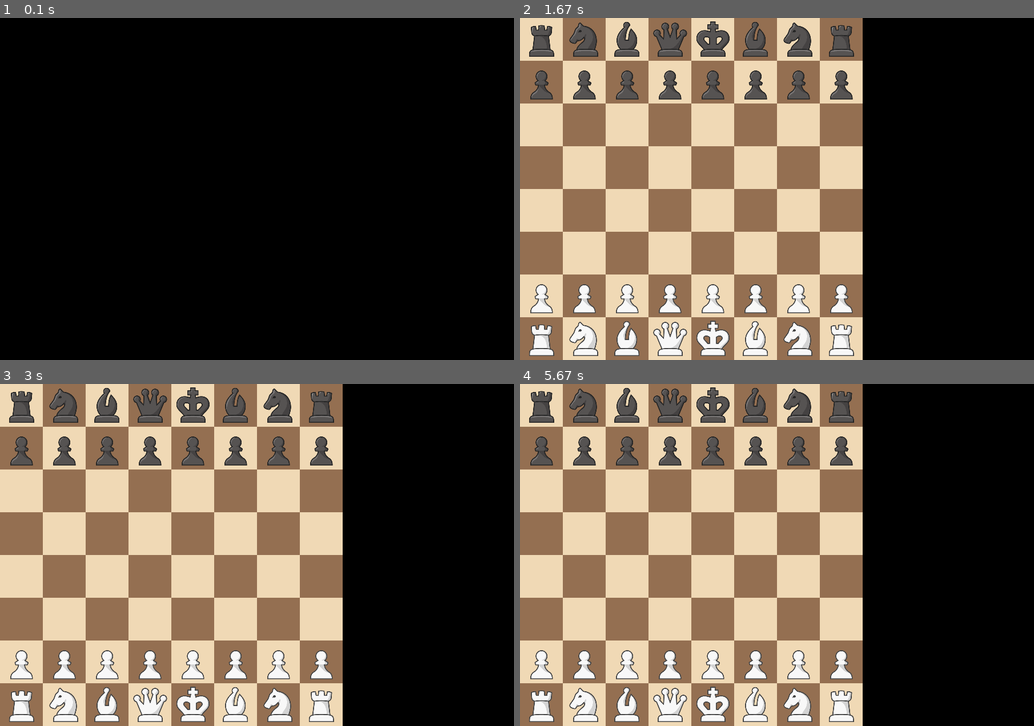
Above: before the commit, frames 1-4 (two rows, left to right).
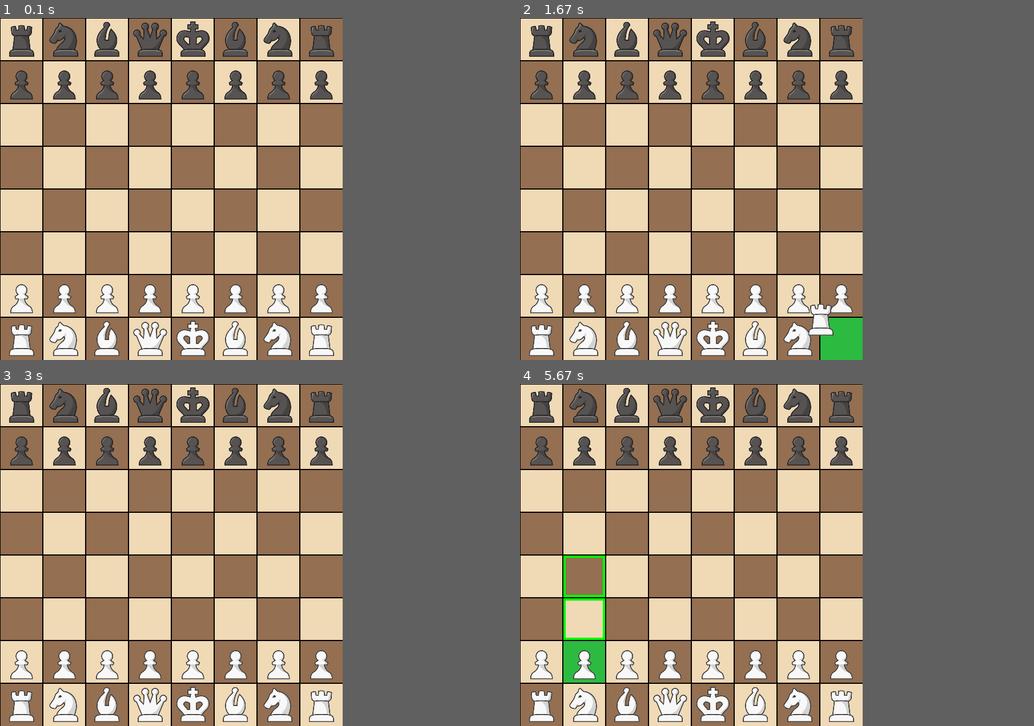
Above: after the commit, the same moments.

Repository: Akatroj/chess-pygame
Game: pygame game, started from src/GUI/main.py
Two runs of this game, one before a commit and one after it. Both use one fixed random seed, a clock stepped at 60 frames per second and the inputs below.
Inputs (mouse positions are in pixels of both pictures, inside the frame that each line leads up to):
- Up to frame 1 (0.1 s): no input
- Up to frame 2 (1.67 s): press the mouse at (607, 192) at 0.37 s; move the mouse to (669, 230) at 0.47 s; release the mouse at (725, 264) at 0.6 s; click (818, 308) at 0.77 s; click (699, 72) at 1.12 s; click (818, 318) at 1.52 s
- Up to frame 3 (3 s): press the mouse at (298, 684) at 1.83 s; move the mouse to (292, 664) at 1.93 s; release the mouse at (287, 643) at 2.07 s
- Up to frame 4 (5.67 s): click (571, 674) at 5.52 s
In our replay, the window is 900x600 before the commit and 600x600 after it. These sizes can differ from the game's own. Grey fills any space a smaller window leaves; there, only what the larger window draws over its background counts as a difference.

The runs differ from the first frame. In frame 1, 63% of the frame differs, in the area x 0-67%, y 0-100%; in frame 2, 4.5%; in frame 3, 3.3%; in frame 4, 4.5%.

Commit message:
added move validation, refactored code

Diff:
--- /dev/null
+++ b/src/GUI/draw.py
@@ -0,0 +1,91 @@
+import pygame
+import settings
+import Game.Board.board as Board
+
+
+WINDOW = pygame.display.set_mode((settings.WINDOW_WIDTH, settings.WINDOW_HEIGHT))
+pygame.display.set_caption('Chess')
+icon = pygame.transform.scale(pygame.image.load(settings.ICON_PATH), (settings.ICON_SIZE, settings.ICON_SIZE))
+pygame.display.set_icon(icon)
+
+
+def draw(board, selected_piece, dragged_piece, mouse_pos):
+    draw_board(board, selected_piece)
+    if selected_piece is not None:
+        moves, captures = selected_piece.possible_move(board.board)
+        draw_possible_moves(moves)
+        draw_possible_captures(captures)
+    draw_pieces(board, dragged_piece)
+    draw_lines()
+    if dragged_piece is not None:
+        draw_dragged_piece(dragged_piece, mouse_pos)
+    pygame.display.update()
+
+
+def draw_board(board, selected_piece):
+    for i in range(len(board.board)):
+        for j in range(len(board.board[0])):
+            x = i * settings.SQUARE_SIZE
+            y = j * settings.SQUARE_SIZE
+            if selected_piece is not None and selected_piece.x == i and selected_piece.y == j:
+                color = settings.SELECTED_PIECE_COLOR
+            elif (i + j) % 2 == 0:
+                color = settings.BOARD_DARK_SQUARE_COLOR
+            else:
+                color = settings.BOARD_LIGHT_SQUARE_COLOR
+            square = pygame.Rect(x, y, settings.SQUARE_SIZE, settings.SQUARE_SIZE)
+            pygame.draw.rect(WINDOW, color, square)
+
+
+def draw_possible_moves(moves):
+    for move in moves:
+        x = move[0] * settings.SQUARE_SIZE
+        y = move[1] * settings.SQUARE_SIZE
+        draw_highlighted_border(x, y, settings.SQUARE_SIZE, settings.SQUARE_SIZE, settings.MOVE_COLOR)
+
+
+def draw_possible_captures(captures):
+    for capture in captures:
+        x = capture[0] * settings.SQUARE_SIZE
+        y = capture[1] * settings.SQUARE_SIZE
+        draw_highlighted_border(x, y, settings.SQUARE_SIZE, settings.SQUARE_SIZE, settings.CAPTURE_COLOR)
+
+
+def draw_highlighted_border(x, y, width, height, color):
+    height = height  # - 2
+    width = width  # - 2
+
+    x_start = x  # + 1
+    y_start = y  # + 1
+    y_end = y_start + height - settings.HIGHLIGHTED_BORDER_THICKNESS
+    x_end = x_start + width - settings.HIGHLIGHTED_BORDER_THICKNESS
+
+    pygame.draw.rect(WINDOW, color, pygame.Rect(x_start, y_start, width, settings.HIGHLIGHTED_BORDER_THICKNESS))  # left
+    pygame.draw.rect(WINDOW, color, pygame.Rect(x_start, y_start, settings.HIGHLIGHTED_BORDER_THICKNESS, height))  # top
+    pygame.draw.rect(WINDOW, color, pygame.Rect(x_start, y_end, width, settings.HIGHLIGHTED_BORDER_THICKNESS))  # bottom
+    pygame.draw.rect(WINDOW, color, pygame.Rect(x_end, y_start, settings.HIGHLIGHTED_BORDER_THICKNESS, height))  # right
+
+
+def draw_pieces(board, dragged_piece):
+    for i in range(len(board.board)):
+        for j in range(len(board.board[0])):
+            x = i * settings.SQUARE_SIZE
+            y = j * settings.SQUARE_SIZE
+            piece = board.get_piece_at_position((i, j))
+            if piece is not None and piece != dragged_piece:
+                WINDOW.blit(piece.sprite, (x, y))
+
+
+def draw_dragged_piece(dragged_piece, mouse_pos):
+    x = mouse_pos[0] - settings.SQUARE_SIZE//2
+    y = mouse_pos[1] - settings.SQUARE_SIZE//2
+    WINDOW.blit(dragged_piece.sprite, (x, y))
+
+
+def draw_lines():
+    for i in range(settings.BOARD_SIZE):
+        length = i*settings.SQUARE_SIZE-settings.LINE_THICKNESS//2
+        vertical_line = pygame.Rect(length, 0, settings.LINE_THICKNESS, settings.BOARD_HEIGHT)
+        horizontal_line = pygame.Rect(0, length, settings.BOARD_WIDTH, settings.LINE_THICKNESS)
+        pygame.draw.rect(WINDOW, settings.LINE_COLOR, vertical_line)
+        pygame.draw.rect(WINDOW, settings.LINE_COLOR, horizontal_line)
--- a/src/GUI/main.py
+++ b/src/GUI/main.py
@@ -1,59 +1,63 @@
 import pygame
+import settings
 import Game.Board.board as Board
 
+from draw import draw
 
-WINDOW_HEIGHT = 600
-WINDOW_WIDTH = 900
-SQUARE_WIDTH = int(WINDOW_HEIGHT / 8)
-
-
-FPS = 1
-
-WINDOW = pygame.display.set_mode((WINDOW_WIDTH, WINDOW_HEIGHT))
-#BOARD = pygame.image.load('../assets/chessboard.png')
-
-
-def drawWindow(board):
-    drawBoard(board)
-    pygame.display.update()
-
-def drawBoard(board):
-    for i in range(len(board.board)):
-        for j in range(len(board.board[0])):
-            if (i + j) % 2 == 0:
-                color = pygame.Color(240, 217, 181)
-            else:
-                color = pygame.Color(148, 111, 81)
-            x = i * SQUARE_WIDTH
-            y = j * SQUARE_WIDTH
-            temp = pygame.Rect(x, y, SQUARE_WIDTH, SQUARE_WIDTH)
-            pygame.draw.rect(WINDOW, color, temp)
-            piece = board.get_piece_at_position(j, i)
-            if piece is not None:
-                #print(piece.spritePath)
-                sprite = pygame.transform.scale(pygame.image.load(piece.spritePath), (SQUARE_WIDTH, SQUARE_WIDTH))
-                WINDOW.blit(sprite, (x, y))
+board = Board.Board()
 
 
 def main():
+    selected = None
+    dragged = None
+    mouse_pos = None
+    board_pos = None
+    piece_original_position = None
+    running = True
     pygame.init()
-    running = True
     clock = pygame.time.Clock()
-    board = Board.Board()
+    draw(board, selected, dragged, mouse_pos)
+    while running:
+        clock.tick(settings.FPS)
+        mouse_pos = pygame.mouse.get_pos()
+        board_pos = [mouse_pos[0]//settings.SQUARE_SIZE, mouse_pos[1]//settings.SQUARE_SIZE]
 
-    while running:
-        clock.tick(FPS)
         for event in pygame.event.get():
             if event.type == pygame.QUIT:
                 running = False
+
+            elif event.type == pygame.MOUSEBUTTONDOWN:
+                # Highlight and start dragging piece upon clicking
+                if selected is None:
+                    piece = board.get_piece_at_position(board_pos)
+                    if piece is not None and piece.color == board.current_player:
+                        selected = dragged = piece
+                        piece_original_position = board_pos
+                    # Drop the piece upon clicking on it again
+                elif selected is not None and board_pos == piece_original_position:
+                    selected = None
+
+                draw(board, selected, dragged, mouse_pos)
+
             elif event.type == pygame.MOUSEBUTTONUP:
-                pos = pygame.mouse.get_pos()
-                print(pos)
+                dragged = None  # Stop dragging the piece upon releasing mouse button
+                if selected is not None:
+                    # Try to move selected piece to target location
+                    if piece_original_position != board_pos:
+                        board.move_piece(selected, board_pos)
+                        selected = None
 
-        drawWindow(board)
+                draw(board, selected, dragged, mouse_pos)
+
+            elif event.type == pygame.MOUSEMOTION:
+                # Drop the piece upon dragging it out of bounds
+                if mouse_pos[0] > settings.BOARD_WIDTH or mouse_pos[1] > settings.BOARD_HEIGHT:
+                    dragged = None
+                    selected = None
+                draw(board, selected, dragged, mouse_pos)
 
     pygame.quit()
 
-if(__name__ == "__main__"):
+
+if __name__ == "__main__":
     main()
-    print("jebanie")
--- /dev/null
+++ b/src/GUI/settings.py
@@ -0,0 +1,24 @@
+import pygame
+
+# General
+FPS = 60
+WINDOW_HEIGHT = 600
+WINDOW_WIDTH = 600
+BOARD_HEIGHT = BOARD_WIDTH = min(WINDOW_WIDTH, WINDOW_HEIGHT)
+BOARD_SIZE = 8
+SQUARE_SIZE = WINDOW_HEIGHT//BOARD_SIZE
+ICON_PATH = '../assets/wp.png'
+ICON_SIZE = 32
+
+# Visual
+BOARD_LIGHT_SQUARE_COLOR = pygame.Color('#946F51')
+BOARD_DARK_SQUARE_COLOR = pygame.Color('#F0D9B5')
+
+MOVE_COLOR = pygame.Color('#00FF00')
+CAPTURE_COLOR = pygame.Color('#FF0000')
+
+LINE_COLOR = pygame.Color('#000000')
+LINE_THICKNESS = 2
+
+SELECTED_PIECE_COLOR = pygame.Color('#2CBA41')
+HIGHLIGHTED_BORDER_THICKNESS = 5
--- a/src/Game/Board/board.py
+++ b/src/Game/Board/board.py
@@ -6,21 +6,37 @@
 import Game.Pieces.rook as Rook
 import Game.Pieces.piece as Piece
 
+
 class Board:
     def __init__(self):
         self.board = [
-            [Rook.Rook('b',0,0),Knight.Knight('b',0,1),Bishop.Bishop('b',0,2),Queen.Queen('b',0,3),
-                       King.King('b',0,4),Bishop.Bishop('b',0,5),Knight.Knight('b',0,6),Rook.Rook('b',0,7)],
-            [Pawn.Pawn('b',1,i)for i in range(8)],
-            [None for i in range(8)],
-            [None for i in range(8)],
-            [None for i in range(8)],
-            [None for i in range(8)],
-            [Pawn.Pawn('w', 6, i) for i in range(8)],
-            [Rook.Rook('w', 7, 0), Knight.Knight('w', 7, 1), Bishop.Bishop('w', 7, 2), Queen.Queen('w', 7, 3),
-             King.King('w', 7, 4), Bishop.Bishop('w', 7, 5), Knight.Knight('w', 7, 6), Rook.Rook('w', 7, 7)]
+             [Rook.Rook('b', 0, 0), Pawn.Pawn('b', 0, 1), None, None, None, None, Pawn.Pawn('w', 0, 6), Rook.Rook('w', 0, 7)],
+             [Knight.Knight('b', 1, 0), Pawn.Pawn('b', 1, 1), None, None, None, None, Pawn.Pawn('w', 1, 6), Knight.Knight('w', 1, 7)],
+             [Bishop.Bishop('b', 2, 0), Pawn.Pawn('b', 2, 1), None, None, None, None, Pawn.Pawn('w', 2, 6), Bishop.Bishop('w', 2, 7)],
+             [Queen.Queen('b', 3, 0), Pawn.Pawn('b', 3, 1), None, None, None, None, Pawn.Pawn('w', 3, 6), Queen.Queen('w', 3, 7)],
+             [King.King('b', 4, 0), Pawn.Pawn('b', 4, 1), None, None, None, None, Pawn.Pawn('w', 4, 6), King.King('w', 4, 7)],
+             [Bishop.Bishop('b', 5, 0), Pawn.Pawn('b', 5, 1), None, None, None, None, Pawn.Pawn('w', 5, 6), Bishop.Bishop('w', 5, 7)],
+             [Knight.Knight('b', 6, 0), Pawn.Pawn('b', 6, 1), None, None, None, None, Pawn.Pawn('w', 6, 6), Knight.Knight('w', 6, 7)],
+             [Rook.Rook('b', 7, 0), Pawn.Pawn('b', 7, 1), None, None, None, None, Pawn.Pawn('w', 7, 6), Rook.Rook('w', 7, 7)]
             ]
-        print(self.board)
+        # self.arr = ['w', 'b']
+        self.current_player = 'w'
 
-    def get_piece_at_position(self, x, y):
-        return self.board[x][y]
+    def get_piece_at_position(self, pos):
+        return self.board[pos[0]][pos[1]]
+
+    def move_piece(self, piece, position):
+
+        move_arr, capture_arr = piece.possible_move(self.board)
+        legal_move = move_arr + capture_arr
+        #if self.arr[0] == piece.color:
+        if self.current_player == piece.color:
+            for i in legal_move:
+                if position == i:
+                    self.board[piece.x][piece.y] = None
+                    piece.x = position[0]
+                    piece.y = position[1]
+                    self.board[position[0]][position[1]] = piece
+                    #self.arr.reverse()
+                    self.current_player = 'w' if self.current_player == 'b' else 'b'
+                    break
--- a/src/Game/Pieces/bishop.py
+++ b/src/Game/Pieces/bishop.py
@@ -1,7 +1,19 @@
+import pygame
+
+from GUI.settings import SQUARE_SIZE
 from Game.Pieces.piece import Piece
 
 
 class Bishop(Piece):
     def __init__(self, color, x, y):
         super().__init__(color, x, y)
-        self.spritePath = "../assets/{}b.png".format(self.color)
+        sprite_path = "../assets/{}b.png".format(self.color)
+        self.sprite = pygame.transform.scale(pygame.image.load(sprite_path), (SQUARE_SIZE, SQUARE_SIZE))
+
+    def possible_move(self, board):
+
+        move_arr = []
+        capture_arr = []
+        move_arr, capture_arr = Piece.bishop_move(self, board)
+
+        return move_arr, capture_arr
--- a/src/Game/Pieces/king.py
+++ b/src/Game/Pieces/king.py
@@ -1,7 +1,28 @@
-from Game.Pieces.piece import Piece
+import pygame
+from GUI.settings import SQUARE_SIZE
+from Game.Pieces.piece import Piece, is_on_board
 
 
 class King(Piece):
     def __init__(self, color, x, y):
         super().__init__(color, x, y)
-        self.spritePath = "../assets/{}k.png".format(self.color)
+        sprite_path = "../assets/{}k.png".format(self.color)
+        self.sprite = pygame.transform.scale(pygame.image.load(sprite_path), (SQUARE_SIZE, SQUARE_SIZE))
+
+    def possible_move(self, board):
+
+        move_arr = []
+        capture_arr = []
+
+        for i in (-1, 0, 1):
+            for j in ( -1, 0, 1):
+                newX = self.x + i
+                newY = self.y + j
+                if (i != 0 or j != 0) and is_on_board(newX, newY):
+                    if board[newX][newY] is None:
+                        move_arr.append([newX, newY])
+                    else:
+                        if board[newX][newY].color != self.color:
+                            capture_arr.append([newX, newY])
+
+        return move_arr, capture_arr
--- a/src/Game/Pieces/knight.py
+++ b/src/Game/Pieces/knight.py
@@ -1,7 +1,30 @@
-from Game.Pieces.piece import Piece
+import pygame
+import math
+
+from GUI.settings import SQUARE_SIZE
+from Game.Pieces.piece import Piece, is_on_board
 
 
 class Knight(Piece):
     def __init__(self, color, x, y):
         super().__init__(color, x, y)
-        self.spritePath = "../assets/{}n.png".format(self.color)
+        sprite_path = "../assets/{}n.png".format(self.color)
+        self.sprite = pygame.transform.scale(pygame.image.load(sprite_path), (SQUARE_SIZE, SQUARE_SIZE))
+
+    def possible_move(self, board):
+
+        move_arr = []
+        capture_arr = []
+
+        for i in (-2, -1, 1, 2):
+            for j in (-2, -1, 1, 2):
+                newX = self.x + i
+                newY = self.y + j
+                if math.fabs(i) != math.fabs(j) and is_on_board(newX, newY):
+                    if board[newX][newY] is None:
+                        move_arr.append([newX, newY])
+                    else:
+                        if board[newX][newY].color != self.color:
+                            capture_arr.append([newX, newY])
+
+        return move_arr, capture_arr
--- a/src/Game/Pieces/pawn.py
+++ b/src/Game/Pieces/pawn.py
@@ -1,7 +1,40 @@
-from Game.Pieces.piece import Piece
+import pygame
+
+from GUI.settings import SQUARE_SIZE
+from Game.Pieces.piece import Piece, is_on_board
 
 
 class Pawn(Piece):
     def __init__(self, color, x, y):
         super().__init__(color, x, y)
-        self.spritePath = "../assets/{}p.png".format(self.color)
+        sprite_path = "../assets/{}p.png".format(self.color)
+        self.sprite = pygame.transform.scale(pygame.image.load(sprite_path), (SQUARE_SIZE, SQUARE_SIZE))
+
+    def possible_move(self, board):
+
+        if self.color == 'w':
+            change_position = -1
+        else:
+            change_position = 1
+
+        move_arr = []
+        capture_arr = []
+        newY = self.y + change_position
+
+        if is_on_board(self.x, newY) and board[self.x][newY] is None:
+            move_arr.append([self.x, newY])
+
+            if change_position == -1 and self.y == 6 or change_position == 1 and self.y == 1:
+                newY = newY + change_position
+
+                if board[self.x][newY] is None:
+                    move_arr.append([self.x, newY])
+
+        newY = self.y + change_position
+        for i in (-1, 1):
+            newX = self.x + i
+            if is_on_board(newX, newY) and board[newX][newY] is not None:
+                if board[newX][newY].color != self.color:
+                    capture_arr.append([newX, newY])
+
+        return move_arr, capture_arr
--- a/src/Game/Pieces/piece.py
+++ b/src/Game/Pieces/piece.py
@@ -1,6 +1,55 @@
+import pygame
+
 
 class Piece:
     def __init__(self, color, x, y):
         self.color = color
         self.x = x
         self.y = y
+
+    def move_piece(self, board, arr):
+
+        move_arr = []
+        capture_arr = []
+
+        for i in arr:
+            help_arr_move, help_arr_capture = Piece.help_move(self, i[0], i[1], board)
+            move_arr = move_arr + help_arr_move
+            capture_arr = capture_arr + help_arr_capture
+
+        return move_arr, capture_arr
+
+    def rook_move(self, board):
+
+        move_arr = []
+        capture_arr = []
+        arr = ((-1, 0), (1, 0), (0, -1), (0, 1))
+        move_arr, capture_arr = Piece.move_piece(self, board, arr)
+        return move_arr, capture_arr
+
+    def bishop_move(self, board):
+
+        move_arr = []
+        capture_arr = []
+        arr = ((-1, -1), (1, 1), (1, -1), (-1, 1))
+        move_arr, capture_arr = Piece.move_piece(self, board, arr)
+        return move_arr, capture_arr
+
+    def help_move(self, change_x , change_y, board ):
+        move_arr = []
+        capture_arr = []
+        newX = self.x + change_x
+        newY = self.y + change_y
+
+        while is_on_board(newX, newY) and board[newX][newY] == None:
+            move_arr.append([newX, newY])
+            newX += change_x
+            newY += change_y
+        if is_on_board(newX, newY) and board[newX][newY].color != self.color:
+            capture_arr.append([newX, newY])
+
+        return move_arr, capture_arr
+
+
+def is_on_board(x, y):
+    return 0 <= x <= 7 and 0 <= y <= 7
--- a/src/Game/Pieces/queen.py
+++ b/src/Game/Pieces/queen.py
@@ -1,7 +1,25 @@
+import pygame
+
+from GUI.settings import SQUARE_SIZE
 from Game.Pieces.piece import Piece
 
 
 class Queen(Piece):
     def __init__(self, color, x, y):
         super().__init__(color, x, y)
-        self.spritePath = "../assets/{}q.png".format(self.color)
+        sprite_path = "../assets/{}q.png".format(self.color)
+        self.sprite = pygame.transform.scale(pygame.image.load(sprite_path), (SQUARE_SIZE, SQUARE_SIZE))
+
+    def possible_move(self, board):
+
+        move_arr_rook = []
+        capture_arr_rook = []
+        move_arr_bishop = []
+        capture_arr_bishop = []
+        move_arr_rook, capture_arr_rook = Piece.rook_move(self, board)
+        move_arr_bishop, capture_arr_bishop = Piece.bishop_move(self, board)
+        move_arr = move_arr_bishop + move_arr_rook
+        capture_arr = capture_arr_bishop + capture_arr_rook
+
+
+        return move_arr, capture_arr
--- a/src/Game/Pieces/rook.py
+++ b/src/Game/Pieces/rook.py
@@ -1,7 +1,19 @@
+import pygame
+
+from GUI.settings import SQUARE_SIZE
 from Game.Pieces.piece import Piece
 
 
 class Rook(Piece):
     def __init__(self, color, x, y):
         super().__init__(color, x, y)
-        self.spritePath = "../assets/{}r.png".format(self.color)
+        sprite_path = "../assets/{}r.png".format(self.color)
+        self.sprite = pygame.transform.scale(pygame.image.load(sprite_path), (SQUARE_SIZE, SQUARE_SIZE))
+
+    def possible_move(self, board):
+
+        move_arr = []
+        capture_arr = []
+        move_arr, capture_arr = Piece.rook_move(self, board)
+
+        return move_arr, capture_arr
